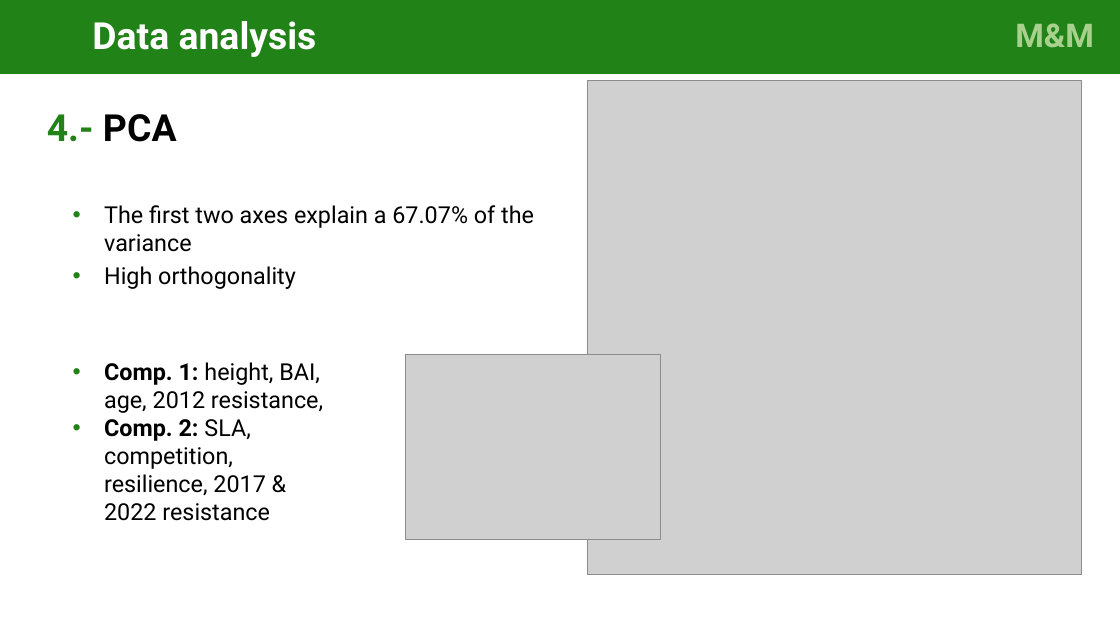
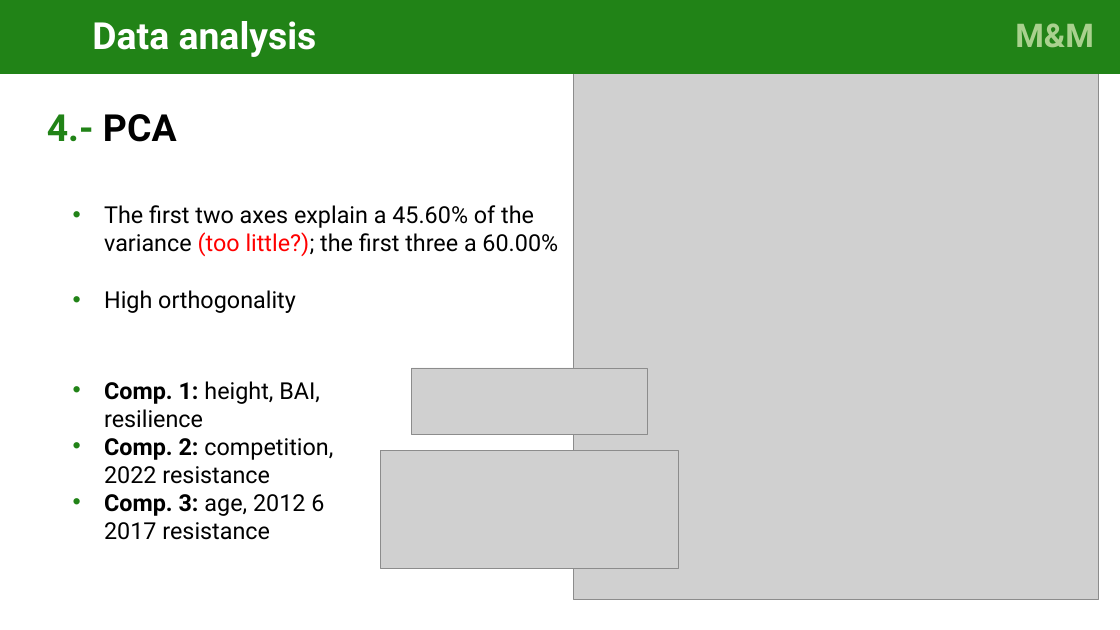
Before and after one commit to cris-fernandez/Tesis_Individuo, a slide deck: slide 16 of 06_ppts/exploratory_analysis_figures_v3-CFB-CG.pptx. Drawn at 1120x630 pixels with LibreOffice and Linux fonts; fonts in the diff are those of the drawing; grey boxes stand for pictures. Boxes give left, top, right and bottom in pixels: in the first picture for what was removed or moved away, otherwise in the second. Text is boxed around its words. In the diff, an @@ line names an element or a change of style, - is before the commit and + after.

```diff
--- a/06_ppts/exploratory_analysis_figures_v3-CFB-CG.pptx
+++ b/06_ppts/exploratory_analysis_figures_v3-CFB-CG.pptx
@@ picture: place and size @@
-picture at <box>587,81,1081,575</box>
+picture at <box>574,74,1099,599</box>
@@ text at <box>104,205,558,256</box>: text changed @@
-• The first two axes explain a 67.07% of the variance
+• The first two axes explain a 45.60% of the variance (too little?); the first three a 60.00%
@@ text "High orthogonality": place and size @@
-text "High orthogonality" at <box>104,266,296,289</box>
+text "High orthogonality" at <box>104,290,296,313</box>
@@ picture removed at <box>406,355,660,539</box> @@
@@ text at <box>104,381,333,540</box>: text changed @@
-• Comp. 1: height, BAI, age, 2012 resistance,
-• Comp. 2: SLA, competition, resilience, 2017 & 2022 resistance
+• Comp. 1: height, BAI, resilience
+• Comp. 2: competition, 2022 resistance
+• Comp. 3: age, 2012 6 2017 resistance
@@ picture added at <box>412,368,648,435</box> @@
@@ picture added at <box>381,450,679,568</box> @@
```
Also in this commit, not shown: 7 slides added, 1 slide removed, 5 other files.
